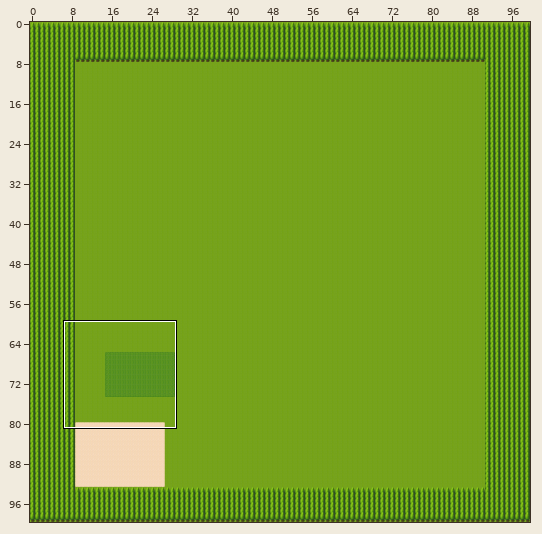
Level history. Tiled map: core/assets/maps/Test.tmx. Above: a wide view before the commit, with the close-up outlined.
Close-up. Earlier state:
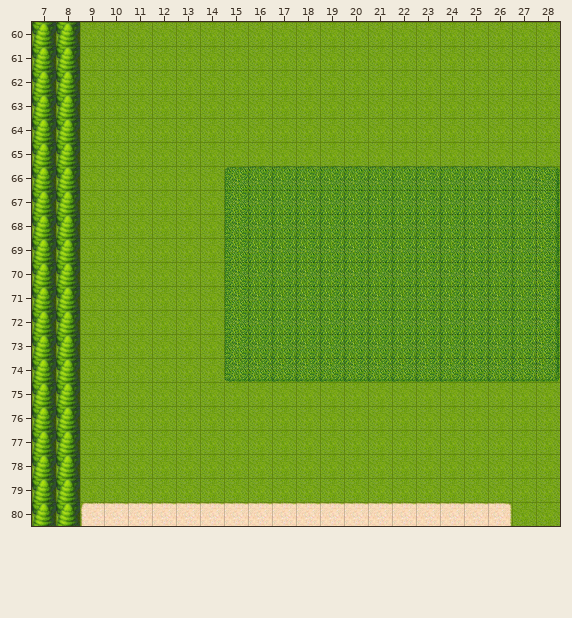
Cells are 48x48 px. Shown: x 7..28, y 60..80. The commit also changed other parts of the map, which this record leaves out.
Now the later version:
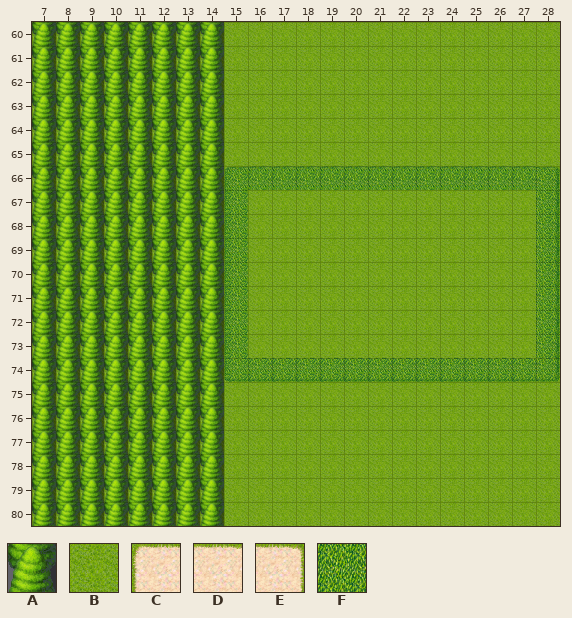
Key: from "Blocking_Tiles": A 16; from "Ground_Tiles": B 0, C 4, D 5, E 6, F 18.
_ is an empty cell.
Tiles replaced or removed in this view: C, D, E, F.
Changes in this commit:
Changed rows in their new state; . is an unchanged cell.
Layer "Ground":
first column x 16:
67 BBBBBBBBBBBB
68 BBBBBBBBBBBB
69 BBBBBBBBBBBB
70 BBBBBBBBBBBB
71 BBBBBBBBBBBB
72 BBBBBBBBBBBB
73 BBBBBBBBBBBB
first column x 9:
80 BBBBBBBBBBBBBBBBBB
Layer "Blocking":
first column x 9:
60 AAAAAA
61 AAAAAA
62 AAAAAA
63 AAAAAA
64 AAAAAA
65 AAAAAA
66 AAAAAA
67 AAAAAA
68 AAAAAA
69 AAAAAA
70 AAAAAA
71 AAAAAA
72 AAAAAA
73 AAAAAA
74 AAAAAA
75 AAAAAA
76 AAAAAA
77 AAAAAA
78 AAAAAA
79 AAAAAA
80 AAAAAA
